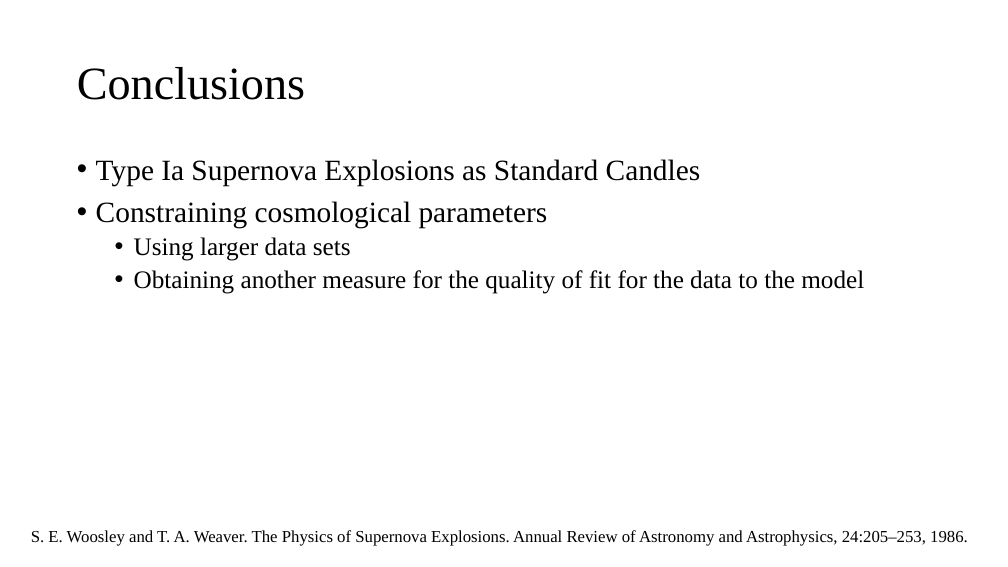
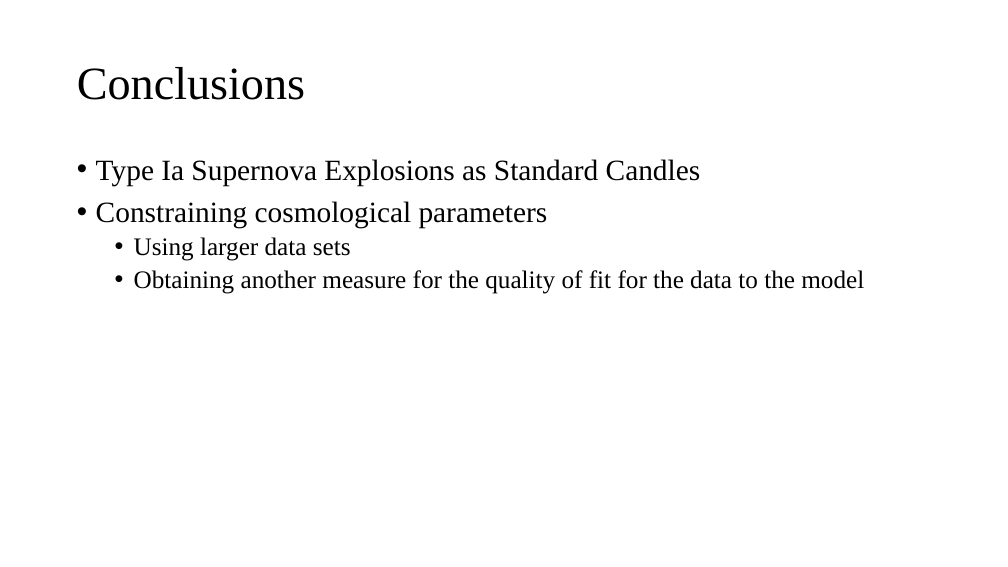
Before and after one commit to cao-jacky/degree_level3, a slide deck: slide 6 of physics_problem_solving/supernova_cosmology_jacky_cao.pptx. Drawn at 1008x567 pixels with LibreOffice and Linux fonts; fonts in the diff are those of the drawing. Boxes give left, top, right and bottom in pixels: in the first picture for what was removed or moved away, otherwise in the second. Text is boxed around its words. In the diff, an @@ line names an element or a change of style, - is before the commit and + after.

```diff
--- a/physics_problem_solving/supernova_cosmology_jacky_cao.pptx
+++ b/physics_problem_solving/supernova_cosmology_jacky_cao.pptx
@@ text removed at bbox=[31, 530, 968, 546] @@
-S. E. Woosley and T. A. Weaver. The Physics of Supernova Explosions. Annual Review of Astronomy and Astrophysics, 24:205–253, 1986.
```
Also in this commit, not shown: 1 other slide changed.
